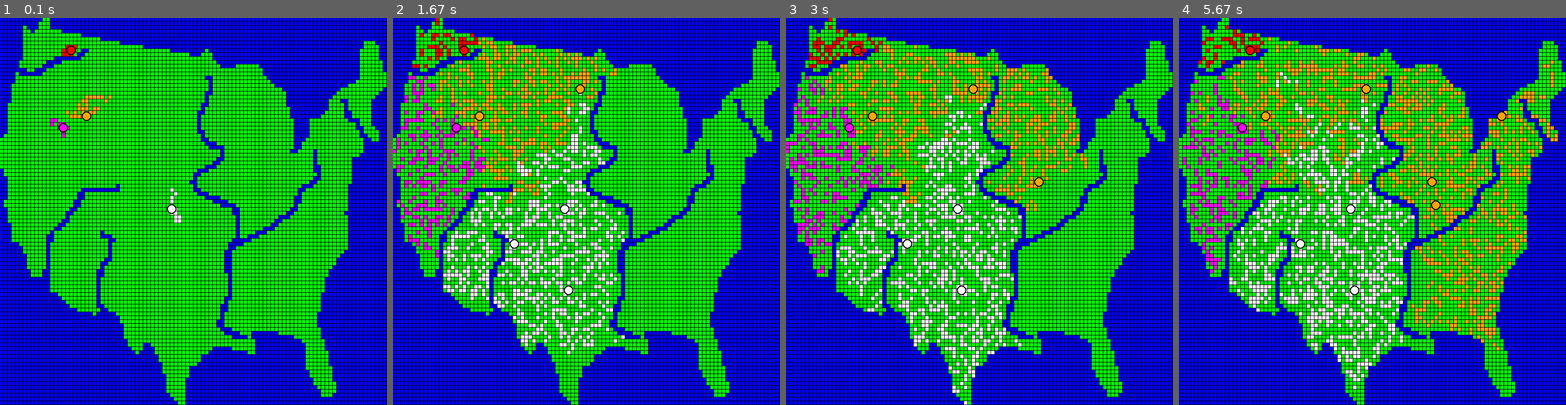
Above: before the commit, frames 1-4 (left to right).
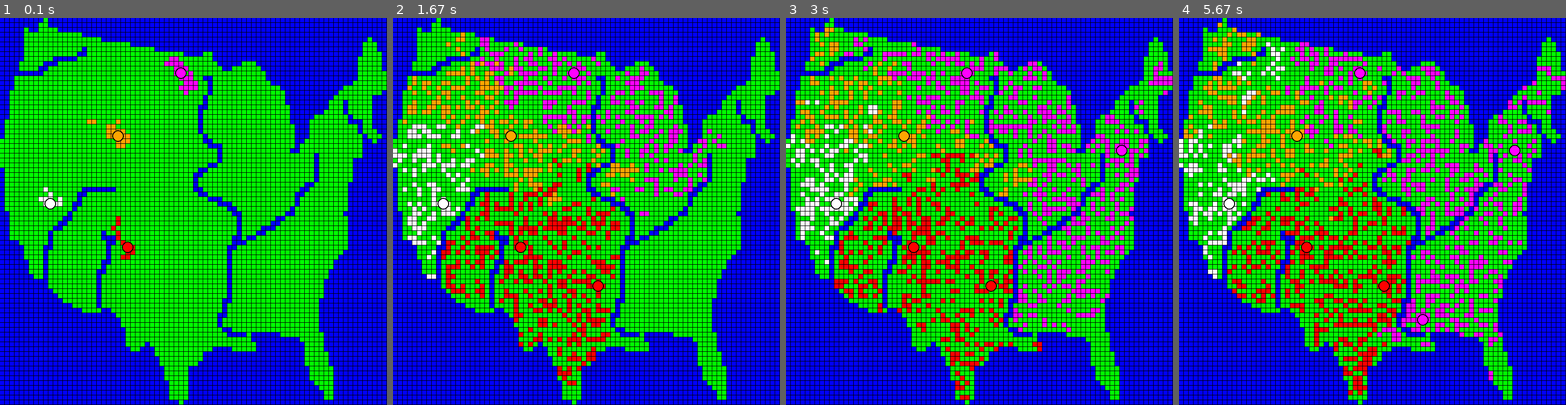
Above: after the commit, the same moments.

Repository: rowboat1/automatons
Game: pygame game, started from automatons.py
The game is run twice, just before and just after one commit, with the same random seed, the same clock (stepped at 60 frames per second) and the same inputs.
Inputs (mouse positions are in pixels of both pictures, inside the frame that each line leads up to):
- Up to frame 1 (0.1 s): no input
- Up to frame 2 (1.67 s): no input
- Up to frame 3 (3 s): no input
- Up to frame 4 (5.67 s): click (1453, 141) at 5.38 s

The runs differ from the first frame. In frame 1, 32% of the frame differs, in the area x 0-100%, y 0-100%; in frame 2, 46%; in frame 3, 49%; in frame 4, 51%.

Commit message:
Tweaks
Made all lines <80 characters.
Removed the explicit list of oceans.
Moved a few things to settings.

Diff:
--- a/automatons.py
+++ b/automatons.py
@@ -4,7 +4,7 @@
 
 width,height = 800,800
 
-size = 8
+size = 10
 
 n_tiles_x = width//size
 n_tiles_y = height//size
@@ -14,6 +14,7 @@
 mapping.set_map(size,map_file)
 
 buffer = 1
+adj_size = size-buffer
 
 colors = [RED,MAGENTA,WHITE,ORANGE]
 tiles = []
@@ -21,7 +22,6 @@
 cells = []
 cities = []
 factions = []
-oceans = []
 ground_chance = 0.8
 city_threshold = 200
 city_buff = 3
@@ -35,7 +35,7 @@
         self.has_cell = None
         self.has_city = None
         self.has_city_buff = None
-        self.rect = pygame.Rect(self.x*size,self.y*size,(size-buffer),(size-buffer))
+        self.rect = pygame.Rect(self.x*size,self.y*size,adj_size,adj_size)
         tiledict[x].append(self)
         tiles.append(self)
 
@@ -66,11 +66,10 @@
 class Ocean(Tile):
     def __init__(self,x,y):
         self.color = BLUE
-        oceans.append(self)
         Tile.__init__(self,x,y)
 
     def stream_check(self):
-        if [isinstance(n, Ground) for n in self.get_neighbors()].count(False) == 1:
+        if len([isinstance(n,Ocean) for n in self.get_neighbors()]) == 1:
             flip(self.x,self.y)
 
 class City(object):
@@ -95,7 +94,9 @@
             tile.has_city_buff = new_faction
 
     def produce(self):
-        eligible_tiles = [n for n in self.tile.get_neighbors() if isinstance(n, Ground)]
+        eligible_tiles = [
+            n for n in self.tile.get_neighbors() if isinstance(n, Ground)
+        ]
         if eligible_tiles:
             Cell(self.faction,random.choice(eligible_tiles))
 
@@ -131,8 +132,12 @@
         return (c_x,c_y)
 
     def split(self,new_faction):
-        c_cells,c_cities = self.get_centre_of_cells(),self.get_centre_of_cities()
-        true_centre = ((c_cells[0] + c_cities[0])//2,(c_cells[1] + c_cities[1])//2)
+        c_cells = self.get_centre_of_cells()
+        c_cities = self.get_centre_of_cities()
+        true_centre = (
+            (c_cells[0] + c_cities[0])//2,
+            (c_cells[1] + c_cities[1])//2
+        )
         for c in self.cells + self.cities:
             if c.tile.x <= true_centre[0]:
                 c.join_faction(new_faction)
@@ -143,8 +148,8 @@
         c2 = self.get_centre_of_cities()
         c_cities = tiledict[c2[0]][c2[1]]
         t1 = c_cells.get_direction(c_cities)
-        my_tiles = [c.tile for c in self.cells]
-        return [t for t in my_tiles if t.get_direction(c_cells) == t1 and not t.has_city_buff]
+        my_tiles = [c.tile for c in self.cells if not c.tile.has_city_buff]
+        return [t for t in my_tiles if t.get_direction(c_cells) == t1]
 
     def make_city(self):
         City(self,random.choice(self.best_city_tiles()))
@@ -196,9 +201,19 @@
             retval = False
         return retval
 
+    def death_check(self):
+        retval = False
+        crowd = len([n for n in self.tile.get_neighbors() if n.has_cell])
+        if crowd > max_neighbors:
+            retval = True
+        elif self.get_strength() == 0:
+            retval = True
+        return retval
+
     def move(self):
         possibles = [n for n in self.tile.get_neighbors()]
-        if len([p for p in possibles if p.has_cell]) > max_neighbors or self.get_strength() == 0:
+        #I'd like to simplify so there's only one self.die() call
+        if self.death_check():
             self.die()
         else:
             t = random.choice(possibles)
@@ -272,16 +287,27 @@
 def gen_cell():
     for i in range(3):
         for f in factions:
-            home_square = random.choice([t for t in tiles if isinstance(t, Ground)])
+            home_square = random.choice(
+                [t for t in tiles if isinstance(t, Ground)]
+            )
             Cell(f,home_square)
 
-game_loop,main_s = pgd_init(width,height,input_dict={"r":gen_cell,"f":flip_at_mouse,"s":stream_check_mouse,"q":split_faction})
+all_inputs = {
+    "r":gen_cell,
+    "f":flip_at_mouse,
+    "s":stream_check_mouse,
+    "q":split_faction
+}
+
+game_loop,main_s = pgd_init(width,height,input_dict=all_inputs)
 
 for f in factions:
-    home_square = random.choice([t for t in tiles if isinstance(t,Ground) and not t.has_city_buff])
+    home_square = random.choice(
+        [t for t in tiles if isinstance(t,Ground) and not t.has_city_buff]
+    )
     City(f,home_square)
 
-for ocean in oceans:
+for ocean in [t for t in tiles if isinstance(t,Ocean)]:
     ocean.stream_check()
 
 @game_loop
--- a/themap.txt
+++ b/themap.txt
@@ -1,100 +1,80 @@
-bbbbbbbbbbbggbbbbbbbbbbbbbbbbbbbbbbbbbbbbbbbbbbbbbbbbbbbbbbbbbbbbbbbbbbbbbbbbbbbbbbbbbbbbbbbbbbbbbbb
-bbbbbbbbbbgggbbbbbbbbbbbbbbbbbbbbbbbbbbbbbbbbbbbbbbbbbbbbbbbbbbbbbbbbbbbbbbbbbbbbbbbbbbbbbbbbbbbbbbb
-bbbbbbgbbbgggbbbbbbbbbbbbbbbbbbbbbbbbbbbbbbbbbbbbbbbbbbbbbbbbbbbbbbbbbbbbbbbbbbbbbbbbbbbbbbbbbbbbbbb
-bbbbbbggbgggggggbbbbbbbbbbbbbbbbbbbbbbbbbbbbbbbbbbbbbbbbbbbbbbbbbbbbbbbbbbbbbbbbbbbbbbbbbbbbbbbbbbbb
-bbbbbbgggggggggggggggbbbbbbbbbbbbbbbbbbbbbbbbbbbbbbbbbbbbbbbbbbbbbbbbbbbbbbbbbbbbbbbbbbbbbbbbbbbbbbb
-bbbbbbggggggggggggggggggggbbbbbbbbbbbbbbbbbbbbbbbbbbbbbbbbbbbbbbbbbbbbbbbbbbbbbbbbbbbbbbbbbbbbbbbbbb
-bbbbbbgggggggggggggggggggggggggbbbbbbbbbbbbbbbbbbbbbbbbbbbbbbbbbbbbbbbbbbbbbbbbbbbbbbbbbbbbbbbgggbbb
-bbbbbbgggggggggggggggggggggggggggggggbbbbbbbbbbbbbbbbbbbbbbbbbbbbbbbbbbbbbbbbbbbbbbbbbbbbbbbbbggggbb
-bbbbbbgggggggggggggggbbgggggggggggggggggggggbbbbbbbbbgbbbbbbbbbbbbbbbbbbbbbbbbbbbbbbbbbbbbbbbgggggbb
-bbbbbbggggggggggggggbbgggggggggggggggggggggggggggbbbgggbbbbbbbbbbbbbbbbbbbbbbbbbbbbbbbbbbbbbbgggggbb
-bbbbbbggggggggbbbbbbbggggggggggggggggggggggggggggggggggbbbbbbbbbbbbbbbbbbbbbbbbbbbbbbbbbbbbbbgggggbb
-bbbbbgggggggbbbbggggggggggggggggggggggggggggggggggggggggbbbbbbbbbbbbbbbbbbbbbbbbbbbbbbbbbbbbbggggggb
-bbbbbggggggbbbgggggggggggggggggggggggggggggggggggggggggggbbbbggggggbbbbbbbbbbbbbbbbbbbbbbbbbbggggggb
-bbbbbbbggbbbggggggggggggggggggggggggggggggggggggggggggggggggggggggggbbbbbbbbbbbbbbbbbbbbbbbbbggggggb
-bbbbgbbbbbbgggggggggggggggggggggggggggggggggggggggggggggggggggggggggbbbbbbbbbbbbbbbbbbbbbbbbbggggggg
-bbbbgggggggggggggggggggggggggggggggggggggggggggggggggbbggggggggggggggbbbbbbbbbbbbbbbbbbbbbbbbggggggg
-bbbbggggggggggggggggggggggggggggggggggggggggggggggggggbgggggggggggggggbbbbbbbbbbbbbbbbbbbbbbgggggggg
-bbbgggggggggggggggggggggggggggggggggggggggggggggggggggbggggggggggggggggbbbbbbbbbbbbbbbbbbbgggggggggg
-bbbgggggggggggggggggggggggggggggggggggggggggggggggggggbggggggggggggggggggbbbbbbbbbbbbbbbgggggggggggb
-bbbggggggggggggggggggggggggggggggggggggggggggggggggggbbgggggggggggggggggggbbbbbbbbbbbbbgggggggggggbb
-bbbggggggggggggggggggggggggggggggggggggggggggggggggggbggggggggggggggggggggbbbbbbbbbbbbgggggggggggbbb
-bbbggggggggggggggggggggggggggggggggggggggggggggggggggbggggggggggggggggggggbbbbbbbbbbbgggbbggggggbbbb
-bbggggggggggggggggggggggggggggggggggggggggggggggggggbbggggggggggggggggggggbbbbbbbbbbbggggbggggggbbbb
-bbggggggggggggggggggggggggggggggggggggggggggggggggggbggggggggggggggggggggggbbbbbbbbbbggggbggggggbbbb
-bbgggggggggggggggggggggggggggggggggggggggggggggggggbbggggggggggggggggggggggbbbbbbbbbgggggbbgggggbbbb
-bbgggggggggggggggggggggggggggggggggggggggggggggggggbgggggggggggggggggggggggbbbbbbbbggggggbbgggggbbbb
-bbgggggggggggggggggggggggggggggggggggggggggggggggggbggggggggggggggggggggggggbbbbggggggggggbbbgggbbbb
-bbgggggggggggggggggggggggggggggggggggggggggggggggggbggggggggggggggggggggggggbbbbggggggggggggbgggbbbb
-bbgggggggggggggggggggggggggggggggggggggggggggggggggbggggggggggggggggggggggggbbbbggggggggggggbbgggbbb
-bbgggggggggggggggggggggggggggggggggggggggggggggggggbbgggggggggggggggggggggggbbbbgggggggggggggbggggbb
-bgggggggggggggggggggggggggggggggggggggggggggggggggggbgggggggggggggggggggggggbbbbgggggggggggggbbgggbb
-ggggggggggggggggggggggggggggggggggggggggggggggggggggbbggggggggggggggggggggggbbbgggggggggggggggbbggbb
-gggggggggggggggggggggggggggggggggggggggggggggggggggggbbbggggggggggggggggggggbbggggggggggggggggbbbbbb
-ggggggggggggggggggggggggggggggggggggggggggggggggggggggbbbbggggggggggggggggggbbggggggggggggggggbbbbbb
-gggggggggggggggggggggggggggggggggggggggggggggggggggggggggbgggggggggggggggggbbggggbggggggggggggbbbbbb
-gggggggggggggggggggggggggggggggggggggggggggggggggggggggggbgggggggggggggggggggggggbgggggggggggbbbbbbb
-ggggggggggggggggggggggggggggggggggggggggggggggggggggggggbbgggggggggggggggggggggggbgggggggggbbbbbbbbb
-gggggggggggggggggggggggggggggggggggggggggggggggggggggggbbggggggggggggggggggggggggbgggggggggbbbbbbbbb
-gggggggggggggggggggggggggggggggggggggggggggggggggggggbbbgggggggggggggggggggggggggbbggggggggbbbbbbbbb
-bggggggggggggggggggggggggggggggggggggggggggggggggggbbbgggggggggggggggggggggggggggbbggggggggbbbbbbbbb
-bgggggggggggggggggggggggggggggggggggggggggggggggggbbggggggggggggggggggggggggggggggbggggggggbbbbbbbbb
-bbggggggggggggggggggggggggggggggggggggggggggggggggbggggggggggggggggggggggggggggggbbggggggggbbbbbbbbb
-bbgggggggggggggggggggggggggggggggggggggggggggggggbbgggggggggggggggggggggggggggggbbgggggggggbbbbbbbbb
-bbggggggggggggggggggggggggggggbgggggggggggggggggggbgggggggggggggggggggggggggggbbbgggggggggbbbbbbbbbb
-bbgggggggggggggggggggbbbbbbbbbbgggggggggggggggggggbbgggggggggggggggggggggggggbbgggggggggggbbbbbbbbbb
-bbggggggggggggggggggbbgggggggggggggggggggggggggggggbbbgggggggggggggggggggggggbggggggggggggbbbbbbbbbb
-bbggggggggggggggggggbbgggggggggggggggggggggggggggggggbbbbgggggggggggggggggggbbggggggggggggbbbbbbbbbb
-bggggggggggggggggggbbggggggggggggggggggggggggggggggggggbbbbgggggggggggggggggbbggggggggggggbbbbbbbbbb
-bggggggggggggggggggbbggggggggggggggggggggggggggggggggggggbbbbgggggggggggggggbgggggggggggggbbbbbbbbbb
-bbggggggggggggggggbbggggggggggggggggggggggggggggggggggggggggbbgggggggggggggbbgggggggggggggbbbbbbbbbb
-bbgggggggggggggggbbgggggggggggggggggggggggggggggggggggggggggbbggggggggggggbbgggggggggggggbbbbbbbbbbb
-bbgggggggggggggggbgggggggggggggggggggggggggggggggggggggggggggbggggggggggbbbgggggggggggggggbbbbbbbbbb
-bbggggggggggggggbbgggggggggggggggggggggggggggggggggggggggggggbgggggggggbbgggggggggggggggggbbbbbbbbbb
-bbbggggggggggggbbggggggggggggggggggggggggggggggggggggggggggggbggggggggbbggggggggggggggggggbbbbbbbbbb
-bbbgggggggggggbbgggggggggggggggggggggggggggggggggggggggggggggbggggggbbbgggggggggggggggggggbbbbbbbbbb
-bbbggggggggggbggggggggggggbggggggggggggggggggggggggggggggggggbggggbbbgggggggggggggggggggggbbbbbbbbbb
-bbbgggggggggbbggggggggggggbbbggggggggggggggggggggggggggggggggbggbbbgggggggggggggggggggggggbbbbbbbbbb
-bbbgggggggggbbggggggggggggggbbggggggggggggggggggggggggggggggbbbbbgggggggggggggggggggggggggbbbbbbbbbb
-bbbbbgggggggbgggggggggggggggbggggggggggggggggggggggggggggggbbbbgggggggggggggggggggggggggggbbbbbbbbbb
-bbbbbbggggggbgggggggggggggggbggggggggggggggggggggggggggggggbbgggggggggggggggggggggggggggggbbbbbbbbbb
-bbbbbbggggggbgggggggggggggggbgggggggggggggggggggggggggggggbbgggggggggggggggggggggggggggggbbbbbbbbbbb
-bbbbbbbgggggbgggggggggggggggbgggggggggggggggggggggggggggggbbggggggggggggggggggggggggggggbbbbbbbbbbbb
-bbbbbbbgggggbggggggggggggggbbgggggggggggggggggggggggggggggbbgggggggggggggggggggggggggggbbbbbbbbbbbbb
-bbbbbbbgggggbgggggggggggggbbggggggggggggggggggggggggggggggbbgggggggggggggggggggggggggggbbbbbbbbbbbbb
-bbbbbbbgggggbgggggggggggggbgggggggggggggggggggggggggggggggbbggggggggggggggggggggggggggbbbbbbbbbbbbbb
-bbbbbbbbgggbbggggggggggggbbgggggggggggggggggggggggggggggggbbgggggggggggggggggggggggggbbbbbbbbbbbbbbb
-bbbbbbbbgggbbggggggggggggbbggggggggggggggggggggggggggggggggbgggggggggggggggggggggggggbbbbbbbbbbbbbbb
-bbbbbbbbbbbbbggggggggggggbgggggggggggggggggggggggggggggggggbggggggggggggggggggggggggbbbbbbbbbbbbbbbb
-bbbbbbbbbbbbbggggggggggggbgggggggggggggggggggggggggggggggggbggggggggggggggggggggggggbbbbbbbbbbbbbbbb
-bbbbbbbbbbbbbggggggggggggbgggggggggggggggggggggggggggggggggbggggggggggggggggggggggggbbbbbbbbbbbbbbbb
-bbbbbbbbbbbbbggggggggggggbgggggggggggggggggggggggggggggggggbggggggggggggggggggggggggbbbbbbbbbbbbbbbb
-bbbbbbbbbbbbbbbggggggggggbgggggggggggggggggggggggggggggggggbgggggggggggggggggggggggbbbbbbbbbbbbbbbbb
-bbbbbbbbbbbbbbbbgggggggggbggggggggggggggggggggggggggggggggbbgggggggggggggggggggggggbbbbbbbbbbbbbbbbb
-bbbbbbbbbbbbbbbbbggggggggbggggggggggggggggggggggggggggggggbggggggggggggggggggggggggbbbbbbbbbbbbbbbbb
-bbbbbbbbbbbbbbbbbbgggggggbbggggggggggggggggggggggggggggggbbggggggggggggggggggggggggbbbbbbbbbbbbbbbbb
-bbbbbbbbbbbbbbbbbbbbggggggbbgggggggggggggggggggggggggggggbbggggggggggggggggggggggggbbbbbbbbbbbbbbbbb
-bbbbbbbbbbbbbbbbbbbbbbbbgbbbbbgggggggggggggggggggggggggggbggggggggggggggggggggggggbbbbbbbbbbbbbbbbbb
-bbbbbbbbbbbbbbbbbbbbbbbbbbbbbbbggggggggggggggggggggggggggbggggggggggggggggggggggggbbbbbbbbbbbbbbbbbb
-bbbbbbbbbbbbbbbbbbbbbbbbbbbbbbbgggggggggggggggggggggggggbbggggggggggggggggggggggggbbbbbbbbbbbbbbbbbb
-bbbbbbbbbbbbbbbbbbbbbbbbbbbbbbbbggggggggggggggggggggggggbbggggggggggggggggggggggggbbbbbbbbbbbbbbbbbb
-bbbbbbbbbbbbbbbbbbbbbbbbbbbbbbbbgggggggggggggggggggggggggbbbgggggggggggggggggggggggbbbbbbbbbbbbbbbbb
-bbbbbbbbbbbbbbbbbbbbbbbbbbbbbbbbggggggggggggggggggggggggggbbbbgggbbbbbbbgggggggggggbbbbbbbbbbbbbbbbb
-bbbbbbbbbbbbbbbbbbbbbbbbbbbbbbbbggggggggggggggggggggggggggggbbbbgbbbbbbbbbbbgggggggbbbbbbbbbbbbbbbbb
-bbbbbbbbbbbbbbbbbbbbbbbbbbbbbbbbbgggggggggggggggggggggggggggggggggbbbbbbbbbbbbggggggbbbbbbbbbbbbbbbb
-bbbbbbbbbbbbbbbbbbbbbbbbbbbbbbbbbggggbbgggggggggggggggggggggggggggbbbbbbbbbbbbbgggggbbbbbbbbbbbbbbbb
-bbbbbbbbbbbbbbbbbbbbbbbbbbbbbbbbbbgggbbbgggggggggggggggbbbbbggggggbbbbbbbbbbbbbgggggbbbbbbbbbbbbbbbb
-bbbbbbbbbbbbbbbbbbbbbbbbbbbbbbbbbbbgbbbbggggggggggggggbbbbbbbbbbggbbbbbbbbbbbbbggggggbbbbbbbbbbbbbbb
-bbbbbbbbbbbbbbbbbbbbbbbbbbbbbbbbbbbbbbbbbgggggggggggbbbbbbbbbbbbbbbbbbbbbbbbbbbggggggbbbbbbbbbbbbbbb
-bbbbbbbbbbbbbbbbbbbbbbbbbbbbbbbbbbbbbbbbbgggggggggggbbbbbbbbbbbbbbbbbbbbbbbbbbbggggggbbbbbbbbbbbbbbb
-bbbbbbbbbbbbbbbbbbbbbbbbbbbbbbbbbbbbbbbbbbgggggggggbbbbbbbbbbbbbbbbbbbbbbbbbbbbggggggbbbbbbbbbbbbbbb
-bbbbbbbbbbbbbbbbbbbbbbbbbbbbbbbbbbbbbbbbbbgggggggbbbbbbbbbbbbbbbbbbbbbbbbbbbbbbgggggggbbbbbbbbbbbbbb
-bbbbbbbbbbbbbbbbbbbbbbbbbbbbbbbbbbbbbbbbbbgggggggbbbbbbbbbbbbbbbbbbbbbbbbbbbbbbbggggggbbbbbbbbbbbbbb
-bbbbbbbbbbbbbbbbbbbbbbbbbbbbbbbbbbbbbbbbbbbggggggbbbbbbbbbbbbbbbbbbbbbbbbbbbbbbbggggggbbbbbbbbbbbbbb
-bbbbbbbbbbbbbbbbbbbbbbbbbbbbbbbbbbbbbbbbbbbgggggbbbbbbbbbbbbbbbbbbbbbbbbbbbbbbbbbgggggbbbbbbbbbbbbbb
-bbbbbbbbbbbbbbbbbbbbbbbbbbbbbbbbbbbbbbbbbbbgggggbbbbbbbbbbbbbbbbbbbbbbbbbbbbbbbbbggggggbbbbbbbbbbbbb
-bbbbbbbbbbbbbbbbbbbbbbbbbbbbbbbbbbbbbbbbbbbgggggbbbbbbbbbbbbbbbbbbbbbbbbbbbbbbbbbbgggggbbbbbbbbbbbbb
-bbbbbbbbbbbbbbbbbbbbbbbbbbbbbbbbbbbbbbbbbbbgggggbbbbbbbbbbbbbbbbbbbbbbbbbbbbbbbbbbbggggbbbbbbbbbbbbb
-bbbbbbbbbbbbbbbbbbbbbbbbbbbbbbbbbbbbbbbbbbbbggggbbbbbbbbbbbbbbbbbbbbbbbbbbbbbbbbbbbgggbbbbbbbbbbbbbb
-bbbbbbbbbbbbbbbbbbbbbbbbbbbbbbbbbbbbbbbbbbbbbgggbbbbbbbbbbbbbbbbbbbbbbbbbbbbbbbbbbbbbbbbbbbbbbbbbbbb
-bbbbbbbbbbbbbbbbbbbbbbbbbbbbbbbbbbbbbbbbbbbbbbggbbbbbbbbbbbbbbbbbbbbbbbbbbbbbbbbbbbbbbbbbbbbbbbbbbbb
+bbbbbbbbbgbbbbbbbbbbbbbbbbbbbbbbbbbbbbbbbbbbbbbbbbbbbbbbbbbbbbbbbbbbbbbbbbbbbbbb
+bbbbbbbbggbbbbbbbbbbbbbbbbbbbbbbbbbbbbbbbbbbbbbbbbbbbbbbbbbbbbbbbbbbbbbbbbbbbbbb
+bbbbbgbbggggbbbbbbbbbbbbbbbbbbbbbbbbbbbbbbbbbbbbbbbbbbbbbbbbbbbbbbbbbbbbbbbbbbbb
+bbbbbggggggggggggbbbbbbbbbbbbbbbbbbbbbbbbbbbbbbbbbbbbbbbbbbbbbbbbbbbbbbbbbbbbbbb
+bbbbbggggggggggggggggbbbbbbbbbbbbbbbbbbbbbbbbbbbbbbbbbbbbbbbbbbbbbbbbbbbbbbbgbbb
+bbbbbggggggggggggggggggggggbbbbbbbbbbbbbbbbbbbbbbbbbbbbbbbbbbbbbbbbbbbbbbbbgggbb
+bbbbbggggggggggggbggggggggggggggbbbbbbbbbbbbbbbbbbbbbbbbbbbbbbbbbbbbbbbbbbbgggbb
+bbbbbgggggggggggbbggggggggggggggggggggbbbbggbbbbbbbbbbbbbbbbbbbbbbbbbbbbbbbggggb
+bbbbbggggggbbbbbggggggggggggggggggggggggggggbbbbbbbbbbbbbbbbbbbbbbbbbbbbbbgggggb
+bbbbgggggbbbgggggggggggggggggggggggggggggggggbbbbbgggbbbbbbbbbbbbbbbbbbbbbgggggb
+bbbbggggbbggggggggggggggggggggggggggggggggggggbbggggggbbbbbbbbbbbbbbbbbbbbgggggb
+bbbbbbbbbggggggggggggggggggggggggggggggggggggggggggggggbbbbbbbbbbbbbbbbbbbgggggg
+bbbgggggggggggggggggggggggggggggggggggggggbbgggggggggggbbbbbbbbbbbbbbbbbbbgggggg
+bbbggggggggggggggggggggggggggggggggggggggggbggggggggggggbbbbbbbbbbbbbbbbbggggggg
+bbbggggggggggggggggggggggggggggggggggggggggbggggggggggggggbbbbbbbbbbbbbggggggggg
+bbgggggggggggggggggggggggggggggggggggggggggbgggggggggggggggbbbbbbbbbbbgggggggggb
+bbggggggggggggggggggggggggggggggggggggggggbggggggggggggggggbbbbbbbbbbggggggggbbb
+bbggggggggggggggggggggggggggggggggggggggggbggggggggggggggggbbbbbbbbbgggbgggggbbb
+bbgggggggggggggggggggggggggggggggggggggggbbgggggggggggggggggbbbbbbbbgggbgggggbbb
+bbgggggggggggggggggggggggggggggggggggggggbggggggggggggggggggbbbbbbbggggbgggggbbb
+bbgggggggggggggggggggggggggggggggggggggggbggggggggggggggggggbbbbbgggggggbggggbbb
+bggggggggggggggggggggggggggggggggggggggggbggggggggggggggggggbbbbggggggggbbbggbbb
+bggggggggggggggggggggggggggggggggggggggggbgggggggggggggggggggbbbggggggggggbggbbb
+bggggggggggggggggggggggggggggggggggggggggbgggggggggggggggggggbbbggggggggggbgggbb
+bgggggggggggggggggggggggggggggggggggggggggbggggggggggggggggggbbbgggggggggggbgggb
+ggggggggggggggggggggggggggggggggggggggggggbbgggggggggggggggggbbggggggggggggbbgbb
+gggggggggggggggggggggggggggggggggggggggggggbbbgggggggggggggggbgggggggggggggbbbbb
+gggggggggggggggggggggggggggggggggggggggggggggbggggggggggggggbbgggggggggggggbbbbb
+gggggggggggggggggggggggggggggggggggggggggggggbgggggggggggggggggggbgggggggggbbbbb
+gggggggggggggggggggggggggggggggggggggggggggggbgggggggggggggggggggbgggggggbbbbbbb
+gggggggggggggggggggggggggggggggggggggggggggbbggggggggggggggggggggbgggggggbbbbbbb
+bggggggggggggggggggggggggggggggggggggggggbbggggggggggggggggggggggbgggggggbbbbbbb
+bgggggggggggggggggggggggggggggggggggggggbbgggggggggggggggggggggggbgggggggbbbbbbb
+bgggggggggggggggggggggggggggggggggggggggbggggggggggggggggggggggggbgggggggbbbbbbb
+bgggggggggggggggggggggggggggggggggggggggbggggggggggggggggggggggbbgggggggbbbbbbbb
+bggggggggggggggggbbbbbbbggggggggggggggggbbggggggggggggggggggggbbggggggggbbbbbbbb
+bgggggggggggggggbbgggggggggggggggggggggggbbggggggggggggggggggbbgggggggggbbbbbbbb
+bgggggggggggggggbggggggggggggggggggggggggggbbbgggggggggggggggbggggggggggbbbbbbbb
+bggggggggggggggbbggggggggggggggggggggggggggggbbbgggggggggggggbggggggggggbbbbbbbb
+bggggggggggggggbgggggggggggggggggggggggggggggggbbgggggggggggbgggggggggggbbbbbbbb
+bbggggggggggggbgggggggggggggggggggggggggggggggggbbgggggggggbbggggggggggbbbbbbbbb
+bbgggggggggggbbggggggggggggggggggggggggggggggggggbgggggggbbgggggggggggggbbbbbbbb
+bbggggggggggbbgggggggggggggggggggggggggggggggggggbggggggbbggggggggggggggbbbbbbbb
+bbgggggggggbbggggggggggggggggggggggggggggggggggggbggggbbbgggggggggggggggbbbbbbbb
+bbggggggggbggggggggggbgggggggggggggggggggggggggggbgggbbgggggggggggggggggbbbbbbbb
+bbggggggggbggggggggggbbbggggggggggggggggggggggggbbgbbgggggggggggggggggggbbbbbbbb
+bbbbggggggbgggggggggggbbggggggggggggggggggggggggbbbgggggggggggggggggggggbbbbbbbb
+bbbbbggggbbgggggggggggbggggggggggggggggggggggggbbgggggggggggggggggggggggbbbbbbbb
+bbbbbggggbggggggggggggbggggggggggggggggggggggggbgggggggggggggggggggggggbbbbbbbbb
+bbbbbggggbggggggggggggbggggggggggggggggggggggggbggggggggggggggggggggggbbbbbbbbbb
+bbbbbbgggbgggggggggggbbggggggggggggggggggggggggbgggggggggggggggggggggbbbbbbbbbbb
+bbbbbbgggbgggggggggggbgggggggggggggggggggggggggbgggggggggggggggggggggbbbbbbbbbbb
+bbbbbbgggbggggggggggbbgggggggggggggggggggggggggbggggggggggggggggggggbbbbbbbbbbbb
+bbbbbbbggbggggggggggbggggggggggggggggggggggggggbggggggggggggggggggggbbbbbbbbbbbb
+bbbbbbbbbbggggggggggbggggggggggggggggggggggggggbgggggggggggggggggggbbbbbbbbbbbbb
+bbbbbbbbbbggggggggggbggggggggggggggggggggggggggbgggggggggggggggggggbbbbbbbbbbbbb
+bbbbbbbbbbbgggggggggbggggggggggggggggggggggggggbgggggggggggggggggggbbbbbbbbbbbbb
+bbbbbbbbbbbbggggggggbggggggggggggggggggggggggggbgggggggggggggggggggbbbbbbbbbbbbb
+bbbbbbbbbbbbbgggggggbgggggggggggggggggggggggggbbggggggggggggggggggbbbbbbbbbbbbbb
+bbbbbbbbbbbbbbbgggggbgggggggggggggggggggggggggbgggggggggggggggggggbbbbbbbbbbbbbb
+bbbbbbbbbbbbbbbbbggggbbgggggggggggggggggggggggbgggggggggggggggggggbbbbbbbbbbbbbb
+bbbbbbbbbbbbbbbbbbbbbbbbgggggggggggggggggggggbbgggggggggggggggggggbbbbbbbbbbbbbb
+bbbbbbbbbbbbbbbbbbbbbbbbbggggggggggggggggggggbggggggggggggggggggggbbbbbbbbbbbbbb
+bbbbbbbbbbbbbbbbbbbbbbbbbggggggggggggggggggggbggggggggggggggggggggbbbbbbbbbbbbbb
+bbbbbbbbbbbbbbbbbbbbbbbbbbggggggggggggggggggggbbggggggggggggggggggbbbbbbbbbbbbbb
+bbbbbbbbbbbbbbbbbbbbbbbbbbgggggggggggggggggggggbbbbgbbbbbbgggggggggbbbbbbbbbbbbb
+bbbbbbbbbbbbbbbbbbbbbbbbbbggggggggggggggggggggggggggbbbbbbbbbbgggggbbbbbbbbbbbbb
+bbbbbbbbbbbbbbbbbbbbbbbbbbggggbggggggggggggggggggggggbbbbbbbbbbggggbbbbbbbbbbbbb
+bbbbbbbbbbbbbbbbbbbbbbbbbbbggbbbggggggggggggbbbbgggggbbbbbbbbbbggggbbbbbbbbbbbbb
+bbbbbbbbbbbbbbbbbbbbbbbbbbbbbbbbggggggggggbbbbbbbbbbbbbbbbbbbbbgggggbbbbbbbbbbbb
+bbbbbbbbbbbbbbbbbbbbbbbbbbbbbbbbbgggggggggbbbbbbbbbbbbbbbbbbbbbgggggbbbbbbbbbbbb
+bbbbbbbbbbbbbbbbbbbbbbbbbbbbbbbbbggggggggbbbbbbbbbbbbbbbbbbbbbbgggggbbbbbbbbbbbb
+bbbbbbbbbbbbbbbbbbbbbbbbbbbbbbbbbbgggggbbbbbbbbbbbbbbbbbbbbbbbbbgggggbbbbbbbbbbb
+bbbbbbbbbbbbbbbbbbbbbbbbbbbbbbbbbbgggggbbbbbbbbbbbbbbbbbbbbbbbbbgggggbbbbbbbbbbb
+bbbbbbbbbbbbbbbbbbbbbbbbbbbbbbbbbbgggggbbbbbbbbbbbbbbbbbbbbbbbbbgggggbbbbbbbbbbb
+bbbbbbbbbbbbbbbbbbbbbbbbbbbbbbbbbbbggggbbbbbbbbbbbbbbbbbbbbbbbbbbggggbbbbbbbbbbb
+bbbbbbbbbbbbbbbbbbbbbbbbbbbbbbbbbbbggggbbbbbbbbbbbbbbbbbbbbbbbbbbbgggbbbbbbbbbbb
+bbbbbbbbbbbbbbbbbbbbbbbbbbbbbbbbbbbggggbbbbbbbbbbbbbbbbbbbbbbbbbbbbggbbbbbbbbbbb
+bbbbbbbbbbbbbbbbbbbbbbbbbbbbbbbbbbbggggbbbbbbbbbbbbbbbbbbbbbbbbbbbbggbbbbbbbbbbb
+bbbbbbbbbbbbbbbbbbbbbbbbbbbbbbbbbbbbbgbbbbbbbbbbbbbbbbbbbbbbbbbbbbbbbbbbbbbbbbbb
